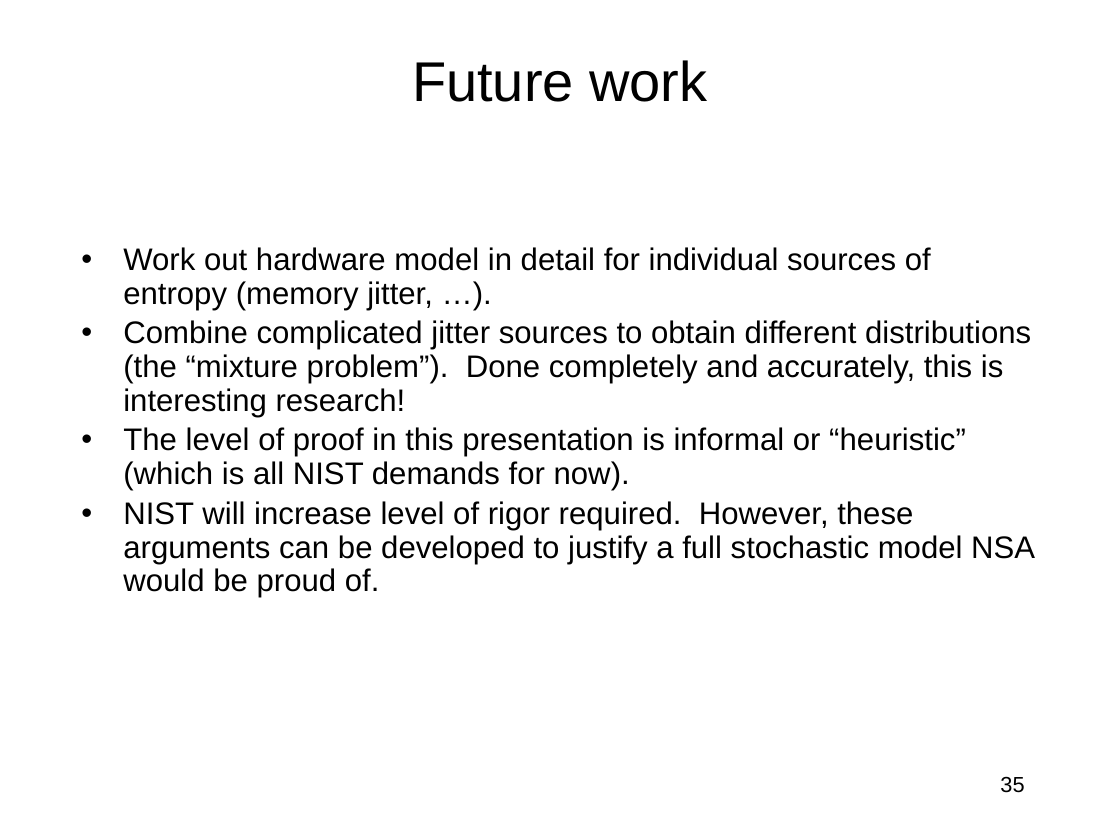
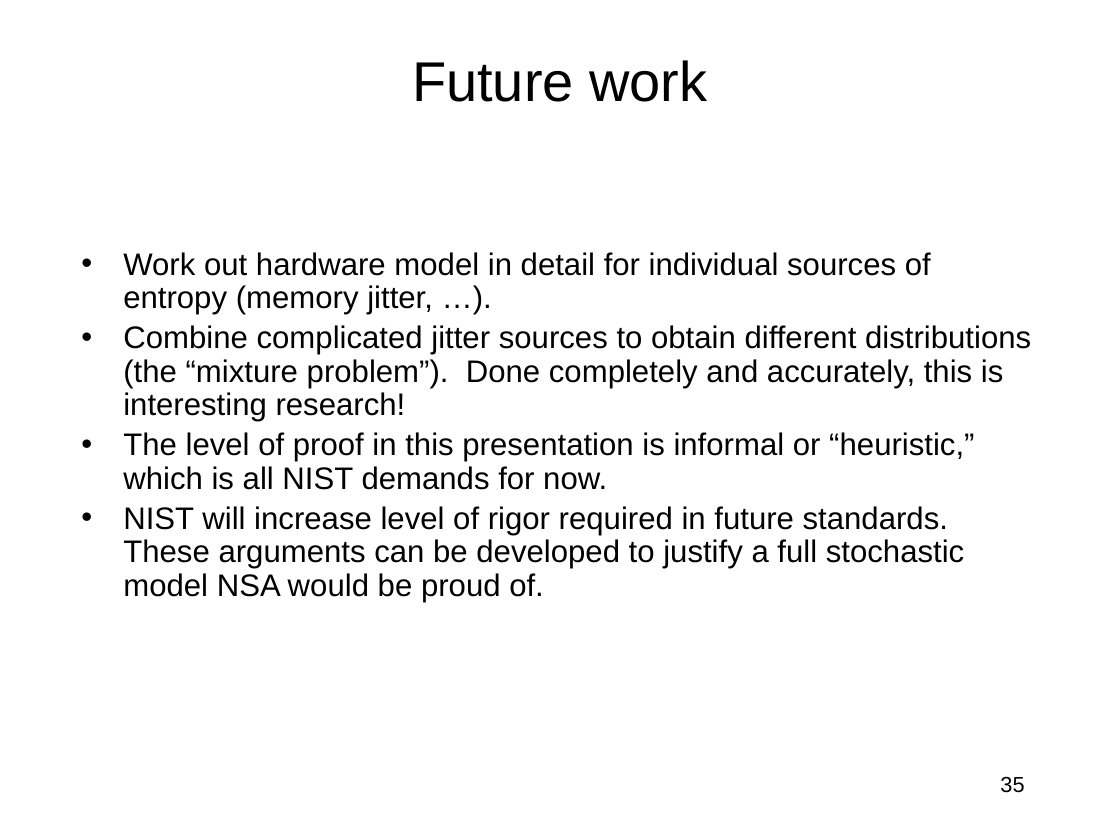
Before and after one commit to jlmucb/class_notes, a slide deck: slide 35 of BerkeleyClass/CS290Spring2013/Lectures/entropy_talk.pptx. Drawn at 1120x840 pixels with LibreOffice and Linux fonts; fonts in the diff are those of the drawing. Boxes give left, top, right and bottom in pixels: in the first picture for what was removed or moved away, otherwise in the second. Text is boxed around its words. In the diff, an @@ line names an element or a change of style, - is before the commit and + after.

Commit message:
small changes

```diff
--- a/BerkeleyClass/CS290Spring2013/Lectures/entropy_talk.pptx
+++ b/BerkeleyClass/CS290Spring2013/Lectures/entropy_talk.pptx
@@ text at (123,432,974,602): text changed @@
-• The level of proof in this presentation is informal or “heuristic” (which is all NIST demands for now).
-• NIST will increase level of rigor required. However, these arguments can be developed to justify a full stochastic model NSA would be proud of.
+• The level of proof in this presentation is informal or “heuristic,” which is all NIST demands for now.
+• NIST will increase level of rigor required in future standards. These arguments can be developed to justify a full stochastic model NSA would be proud of.
```
Also in this commit, not shown: 10 other slides changed.
